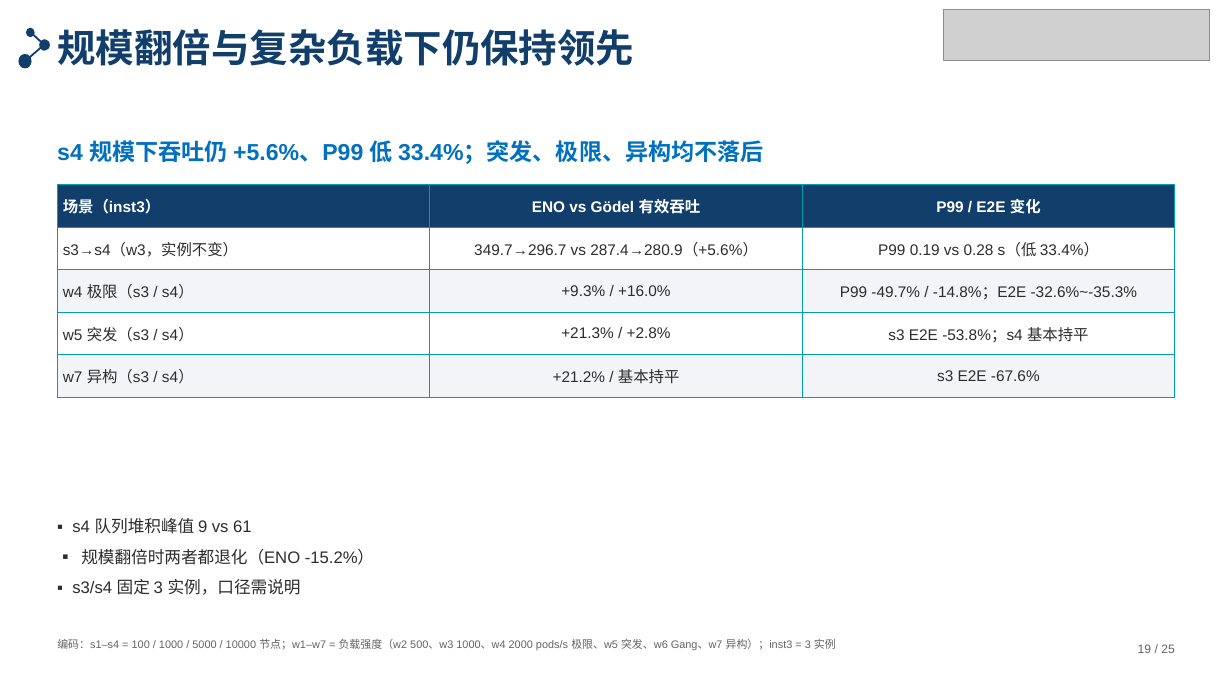
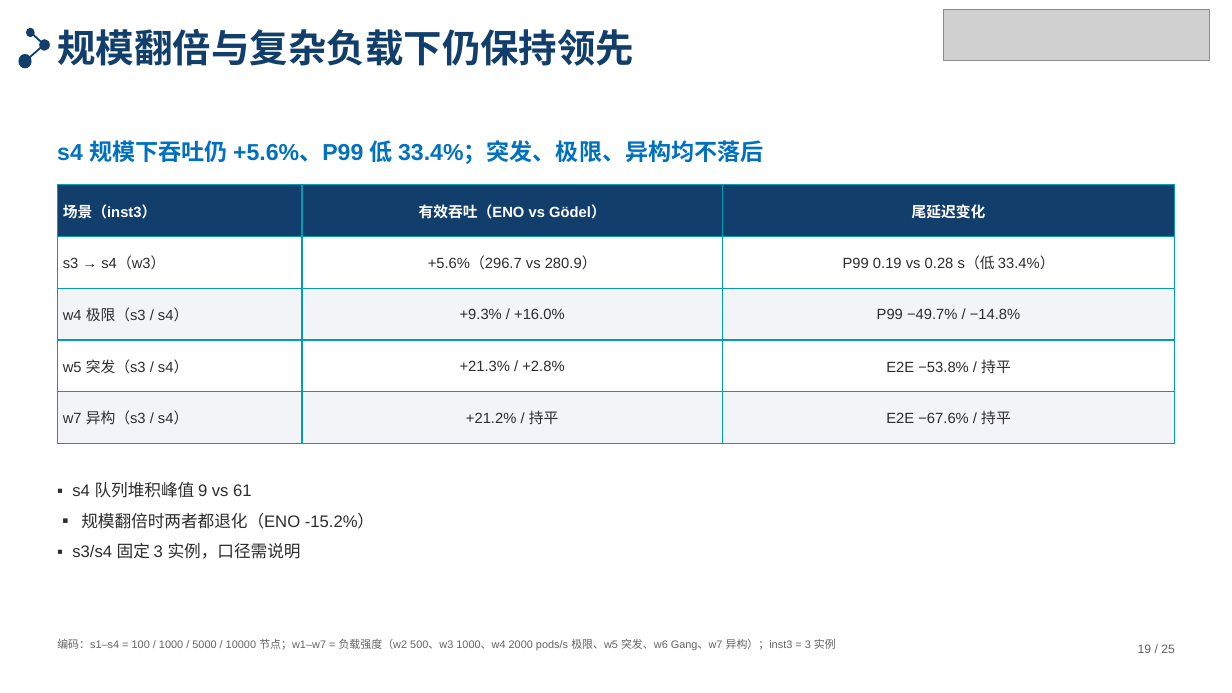
Before and after one commit to tengfei86/godel-scheduler, a slide deck: slide 19 of docs/thesis/defense/答辩PPT-北航模板版.pptx. Drawn at 1232x693 pixels with LibreOffice and Linux fonts; fonts in the diff are those of the drawing; grey boxes stand for pictures. Boxes give left, top, right and bottom in pixels: in the first picture for what was removed or moved away, otherwise in the second. Text is boxed around its words. In the diff, an @@ line names an element or a change of style, - is before the commit and + after.

```diff
--- a/docs/thesis/defense/答辩PPT-北航模板版.pptx
+++ b/docs/thesis/defense/答辩PPT-北航模板版.pptx
@@ table at bbox=[57, 185, 1175, 443] @@
-row 1, column 2: ENO vs Gödel 有效吞吐
+row 1, column 2: 有效吞吐（ENO vs Gödel）
-row 1, column 3: P99 / E2E 变化
+row 1, column 3: 尾延迟变化
-row 2, column 1: s3→s4（w3，实例不变）
+row 2, column 1: s3 → s4（w3）
-row 2, column 2: 349.7→296.7 vs 287.4→280.9（+5.6%）
+row 2, column 2: +5.6%（296.7 vs 280.9）
-row 3, column 3: P99 -49.7% / -14.8%；E2E -32.6%~-35.3%
+row 3, column 3: P99 −49.7% / −14.8%
-row 4, column 3: s3 E2E -53.8%；s4 基本持平
+row 4, column 3: E2E −53.8% / 持平
-row 5, column 2: +21.2% / 基本持平
+row 5, column 2: +21.2% / 持平
-row 5, column 3: s3 E2E -67.6%
+row 5, column 3: E2E −67.6% / 持平
@@ size 12 to 11.5 pt in "场景（inst3）", "P99 0.19 vs 0.28 s（低 33.4%）", "w4 极限（s3 / s4）", "+9.3% / +16.0%" and 3 more places @@
@@ text "▪ s4 队列堆积峰值 9 vs ...": place and size @@
-text "▪ s4 队列堆积峰值 9 vs ..." at bbox=[72, 518, 374, 595]
+text "▪ s4 队列堆积峰值 9 vs ..." at bbox=[72, 482, 374, 559]
```
Also in this commit, not shown: 3 other files.
